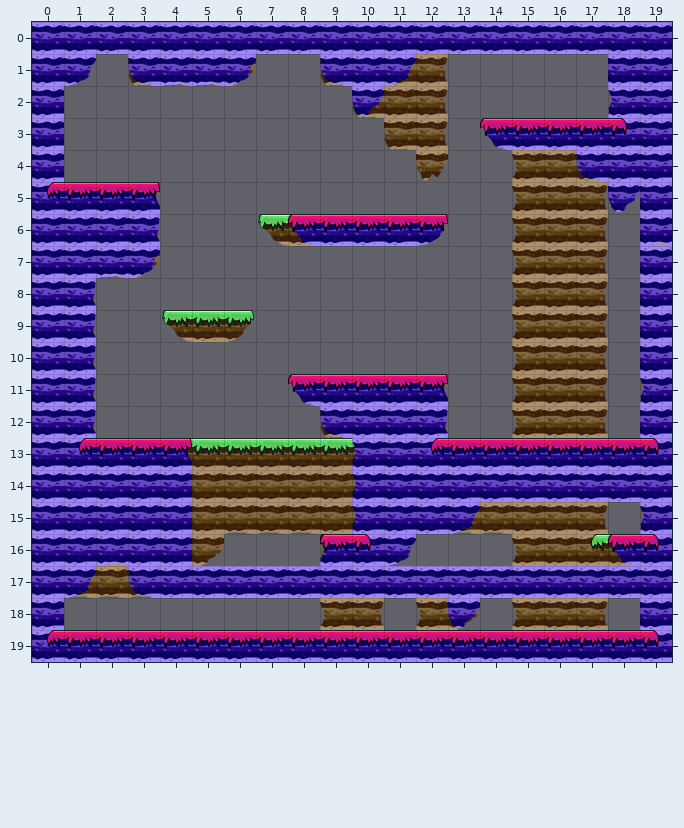
Tiled map -- assets/Level_3.tmx. The first picture shows the starting point.
Cells are 128x128 px. Shown: x 0..19, y 0..19.
After the commit:
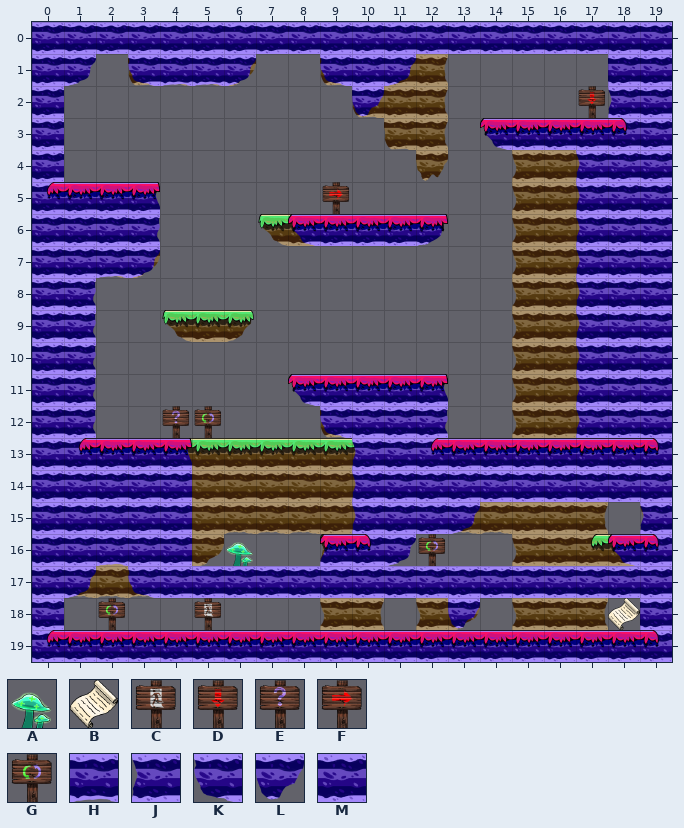
Key: from "misctileset": A 0, B 1, C 2, D 4, E 5, F 6, G 7; from "tileset_v2": H 0, J 1, K 2, L 4, M 9.
_ is an empty cell, . an unchanged one.
The edit:
--- layer "Tiles_level3"
@@ x 17..17 @@
- 2 _
+ 2 D
@@ x 9..9 @@
- 5 _
+ 5 F
@@ x 4..5 @@
-12 __
+12 EG
@@ x 12..12 @@
-16 _
+16 G
@@ x 5..18 @@
-18 _............_
+18 C............B
--- layer "Tiles_level3_2"
@@ x 17..19 @@
- 4 K..
- 5 _L.
- 6 __H
- 7 __.
- 8 __.
- 9 __.
-10 __.
-11 __J
-12 __.
+ 4 J..
+ 5 JM.
+ 6 JMM
+ 7 JM.
+ 8 JM.
+ 9 JM.
+10 JM.
+11 JMM
+12 JM.
@@ x 6..6 @@
-16 _
+16 A
@@ x 2..2 @@
-18 _
+18 G
